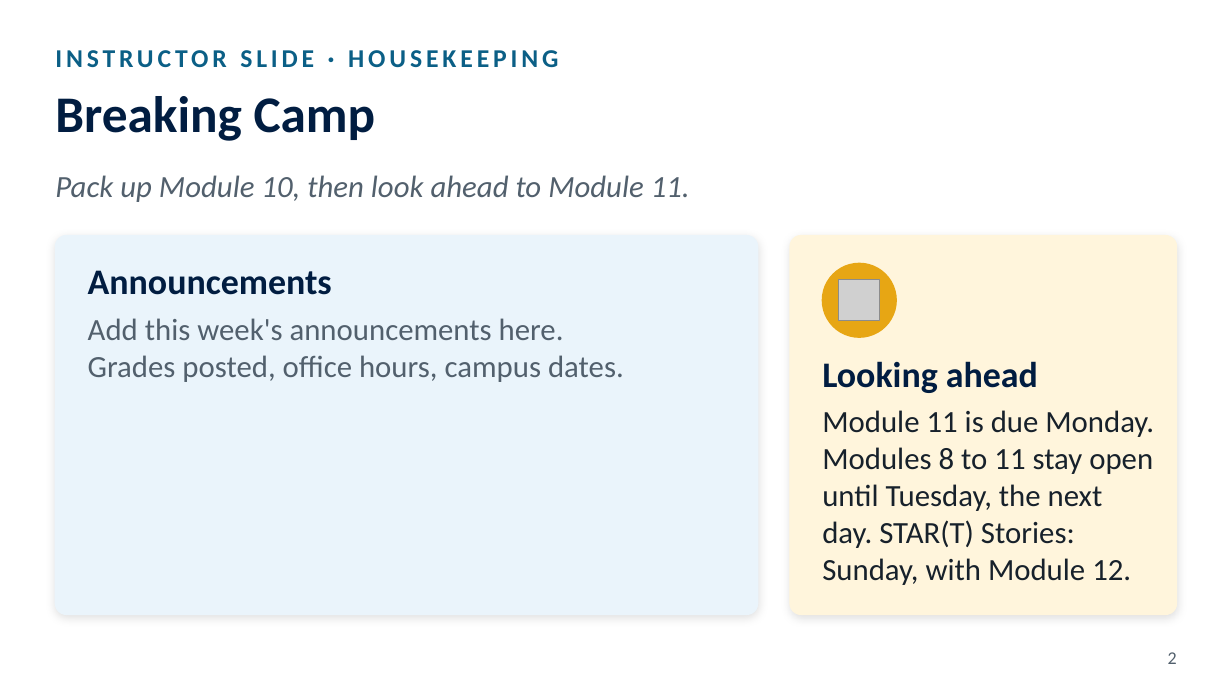
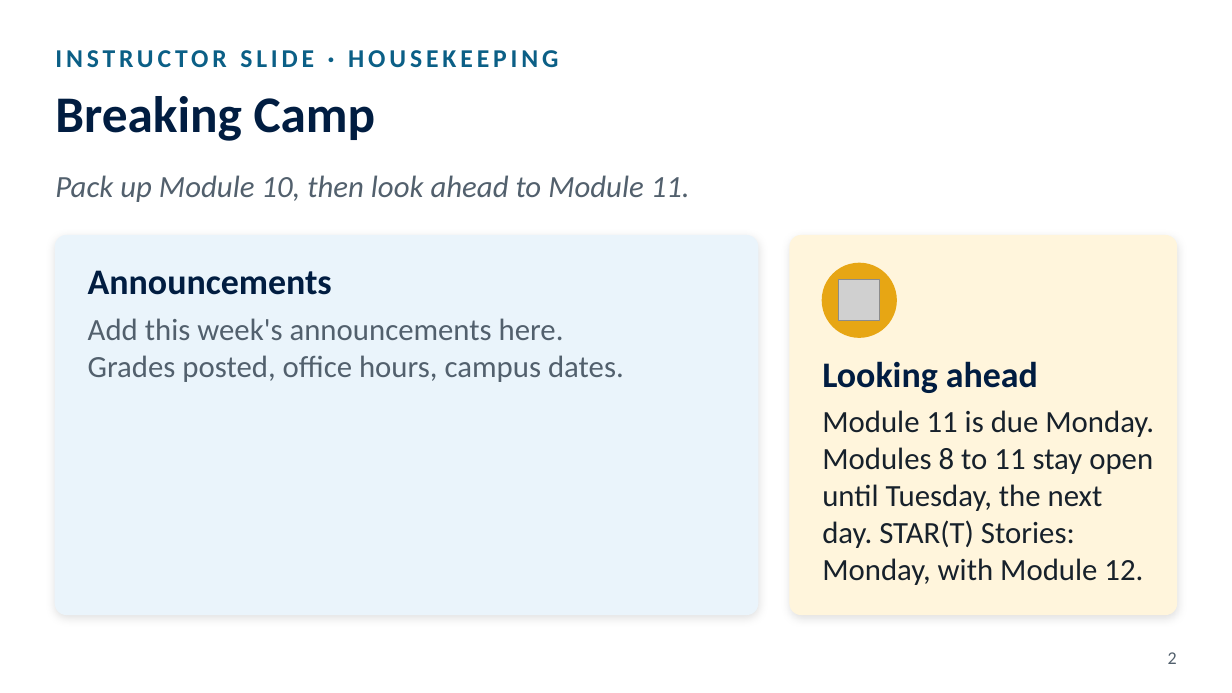
Before and after one commit to octc-instructional-design/FYE100-pathfinder-guidebook, a slide deck: slide 2 of downloads/slides/FYE100-Module11-Instructor-Slides.pptx. Drawn at 1232x693 pixels with LibreOffice and Linux fonts; fonts in the diff are those of the drawing; grey boxes stand for pictures. Boxes give left, top, right and bottom in pixels: in the first picture for what was removed or moved away, otherwise in the second. Text is boxed around its words. In the diff, an @@ line names an element or a change of style, - is before the commit and + after.

```diff
--- a/downloads/slides/FYE100-Module11-Instructor-Slides.pptx
+++ b/downloads/slides/FYE100-Module11-Instructor-Slides.pptx
@@ text at bbox=[822, 410, 1154, 585]: text changed @@
-Module 11 is due Monday. Modules 8 to 11 stay open until Tuesday, the next day. STAR(T) Stories: Sunday, with Module 12.
+Module 11 is due Monday. Modules 8 to 11 stay open until Tuesday, the next day. STAR(T) Stories: Monday, with Module 12.
```
Also in this commit, not shown: 1 other slide changed, 12 other files.
